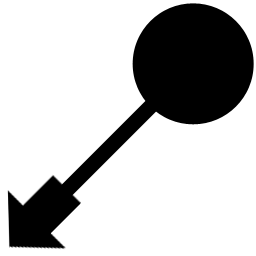
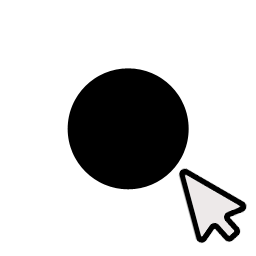
Two versions of the same layered image (256x256). Layer-by-layer changes:
added layer "Particle Select 2" above "Particle Select 1" over [left=178, top=167, right=247, bottom=244]
added layer "Particle Select 1" above "Particle Trajectory 3" over [left=67, top=68, right=189, bottom=190]
hid "Particle Trajectory 3" over [left=7, top=174, right=81, bottom=250]
hid "Particle Trajectory 2" over [left=17, top=56, right=201, bottom=240]
hid "Particle Trajectory 1" over [left=132, top=3, right=254, bottom=125]
